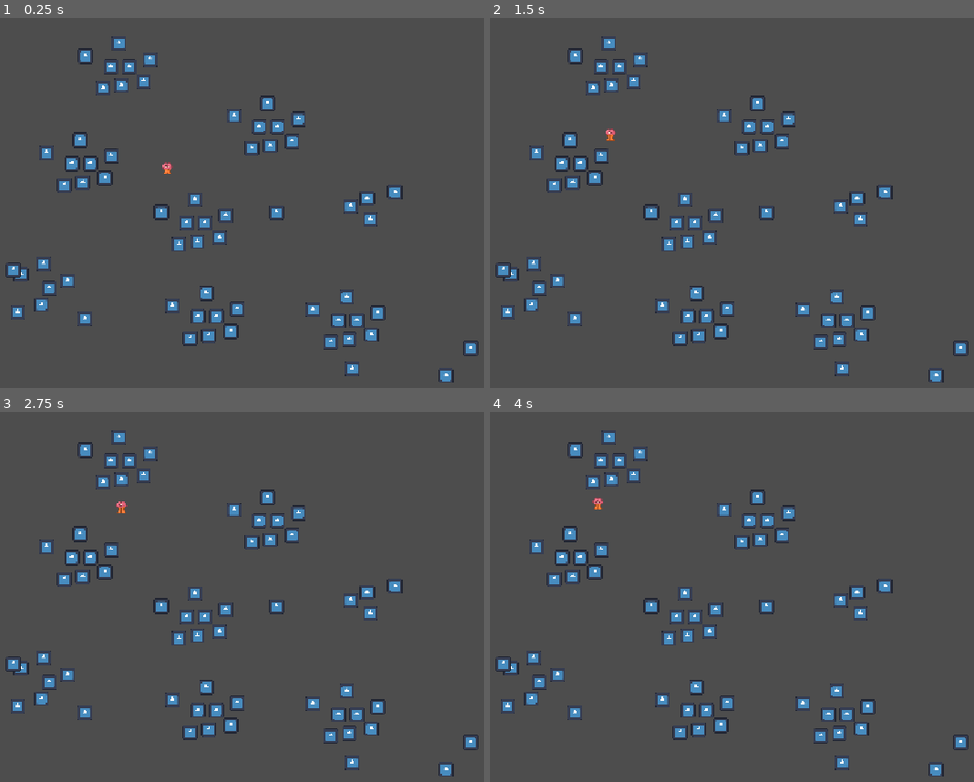
Above: before the commit, frames 1-4 (two rows, left to right).
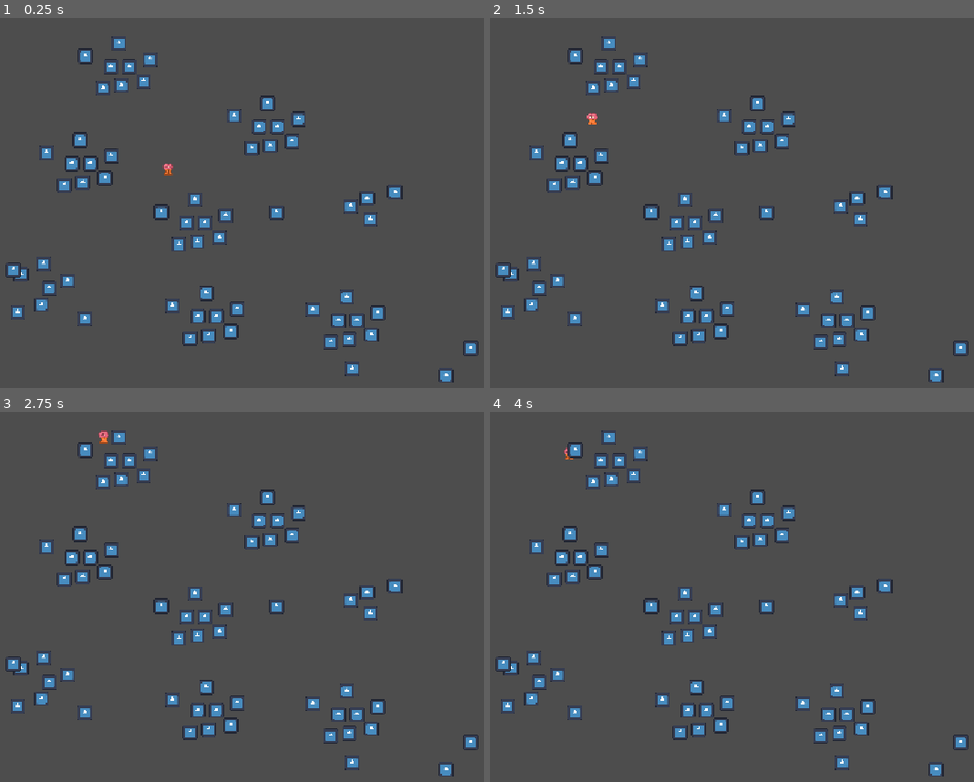
Above: after the commit, the same moments.

Repository: Kaplin86/Creature-Collector-Simulation
Game: Godot game, scene res://simulatorscene.tscn
The game is run twice, just before and just after one commit, with the same random seed, the same clock (stepped at 60 frames per second) and the same inputs. The project has no main scene, so this scene is started directly. The engine's default icon, where the game draws it, is replaced by a stand-in: a white triangle on a blue panel in a dark square.
Inputs (mouse positions are in pixels of both pictures, inside the frame that each line leads up to):
- Up to frame 1 (0.25 s): no input
- Up to frame 2 (1.5 s): tap Enter at 0.5 s; move the mouse to (886, 199) at 0.52 s; hold Right 0.53-1.28 s; tap Alt at 0.6 s; click (886, 199) at 0.67 s; tap Space at 1.25 s; move the mouse to (581, 240) at 1.27 s; hold Down from 1.28 s (still down); tap Shift at 1.35 s
- Up to frame 3 (2.75 s): move the mouse to (309, 523) at 2.02 s; release Down at 2.03 s; hold Right from 2.03 s (still down); tap Alt at 2.1 s
- Up to frame 4 (4 s): tap Enter at 2.75 s; move the mouse to (688, 696) at 2.77 s; release Right at 2.78 s; hold Up 2.78-3.53 s; tap Shift at 2.85 s; click (688, 696) at 2.92 s; tap Space at 3.5 s; move the mouse to (944, 674) at 3.52 s; hold Left from 3.53 s (still down); tap Alt at 3.6 s

The runs differ from the first frame. In frame 1, less than 0.1% of the frame differs, in the area x 33-36%, y 38-43%; in frame 2, 0.1%; in frame 3, 0.1%, in the area x 20-27%, y 4-28%; in frame 4, less than 0.1%.

Commit message:
they actually dont die now
to do: add distance sorting

Diff:
--- a/code/Agent.gd
+++ b/code/Agent.gd
@@ -27,11 +27,13 @@
 	add_child(newSprite)
 
 func _ready():
-	_bstHash = calculateBST()
-	_SpDHash = calculateFinalStat("SpD")
+	_bstHash = max(calculateBST(),5)
+	_SpDHash = max(5,calculateFinalStat("SpD"))
+	_SPHash = max(5,calculateFinalStat("SP"))
 
 var _bstHash = 0.0
 var _SpDHash = 0.0
+var _SPHash = 0.0
 
 enum ActionTypes {Wander,Hunt,LookForMate}
 
@@ -47,10 +49,10 @@
 		queue_free()
 
 	var currentAction : ActionTypes = ActionTypes.Wander
-	if GlobalVars.AgeToReproducePerStat * _bstHash < age:
+	if max(GlobalVars.AgeToReproducePerStat * _bstHash,30) < age:
 		if energy >= 0.75:
 			if GlobalVars.reproductionType == 0:
-				energy -= 0.5
+				energy -= 0.7
 				soloReproduction()
 			elif GlobalVars.reproductionType == 1:
 				currentAction = ActionTypes.LookForMate
@@ -68,7 +70,7 @@
 		var result = lookForFood()
 		if result:
 			targetLocation = result.global_position
-			if targetLocation.distance_to(result.global_position) < 10:
+			if global_position.distance_to(result.global_position) < 5:
 				if result is Fruit:
 					energy += result.NutritionalValue
 					result.queue_free()
@@ -83,7 +85,7 @@
 
 
 
-	global_position = lerp(global_position,targetLocation,delta)
+	global_position += global_position.direction_to(targetLocation) * min(_SPHash,global_position.distance_to(targetLocation))
 
 func wanderCode():
 	if randi_range(0,20) == 0:
@@ -95,6 +97,7 @@
 	newAgent.parts = parts.duplicate(true)
 	newAgent.global_position = global_position
 	newAgent.targetLocation = global_position
+	newAgent.energy = 0.5
 	for I : BodyPart in newAgent.parts:
 		I.mutateRandomly()
 
@@ -109,8 +112,11 @@
 		if I is Node2D: if global_position.distance_to(I.global_position) < VisionDistance:
 			foundNodes.append(I)
 
+	var sortedByDistance
 
 	return foundNodes
+
+
 
 func lookForFood() -> Node2D:
 	var results = lookInVision()
--- a/code/fruit.gd
+++ b/code/fruit.gd
@@ -1,4 +1,4 @@
-extends Node2D
+extends Sprite2D
 class_name Fruit
 
 @export var NutritionalValue = 0.25
--- /dev/null
+++ b/code/fruitSpawner.gd
@@ -0,0 +1,12 @@
+extends Node2D
+
+var dt = 0.0
+func _process(delta):
+	dt += delta
+	if dt >= 90:
+		var newFruit = Fruit.new()
+		add_sibling(newFruit)
+		newFruit.global_position = global_position + Vector2(randi_range(-100,100),randi_range(-100,100))
+		newFruit.texture = load("res://icon.svg")
+		newFruit.scale = Vector2(0.183,0.183)
+		dt = 0.0
--- a/code/globalVars.gd
+++ b/code/globalVars.gd
@@ -1,12 +1,12 @@
 extends Node
 
-@export var mutationDist = 1.5 #the max distance of mutation in a body part
+@export var mutationDist = 5 #the max distance of mutation in a body part
 
 enum SimulationReproductionType {Duplication, TwoParents}
 @export var reproductionType : SimulationReproductionType = SimulationReproductionType.Duplication
 
-var AgeToReproducePerStat = 1 #the amount of seconds it takes for a creature to be able to reproduce, multiplied by BST. So if the value is 1, it will take 300 seconds for a creature with 300 bst to be ready to reproduce.
+var AgeToReproducePerStat = 2 #the amount of seconds it takes for a creature to be able to reproduce, multiplied by BST. So if the value is 1, it will take 300 seconds for a creature with 300 bst to be ready to reproduce.
 
 var TimeForSmallCreatureToDieOfStarvation = 120
 
-var PixelVisionPerSPD = 3 #how many inworld units / pixels the agent can see based on their SpD stat
+var PixelVisionPerSPD = 4 #how many inworld units / pixels the agent can see based on their SpD stat
--- a/code/partResource.gd
+++ b/code/partResource.gd
@@ -6,10 +6,10 @@
 @export var DEF = 10
 @export var SpA = 10
 @export var SpD = 10
-@export var SPD = 10
+@export var SP = 10
 
-var stats = ["HP","ATK","DEF","SpA","SpD","SPD"]
+var stats = ["HP","ATK","DEF","SpA","SpD","SP"]
 
 func mutateRandomly():
 	for I in stats:
-		set(I,floor(get(I) + randf_range(-GlobalVars.mutationDist,GlobalVars.mutationDist)))
+		set(I,get(I) + randf_range(-GlobalVars.mutationDist,GlobalVars.mutationDist))
--- /dev/null
+++ b/simulatorscene.gd
@@ -0,0 +1,4 @@
+extends Node2D
+
+func _ready():
+	Engine.time_scale = 2
--- a/simulatorscene.tscn
+++ b/simulatorscene.tscn
@@ -1,10 +1,12 @@
 [gd_scene format=3 uid="uid://ikxmy0dy8iol"]
 
 [ext_resource type="Script" uid="uid://co0aqwinkw0fu" path="res://code/Agent.gd" id="1_ngdw2"]
+[ext_resource type="Script" uid="uid://d2qexxfc81xxv" path="res://simulatorscene.gd" id="1_oepk7"]
 [ext_resource type="Script" uid="uid://3ajv3eiqwxrm" path="res://code/partResource.gd" id="2_ro32a"]
 [ext_resource type="Texture2D" uid="uid://nfbxld78idkp" path="res://art/thebrainguyfromtheoldoldnosmonprojectmeandmyfriendsdidofwhomiwillbeusingasaplaceholderforthetimebeing.png" id="3_j4dd3"]
 [ext_resource type="Texture2D" uid="uid://bmskkcym2ebv3" path="res://icon.svg" id="4_ihovo"]
 [ext_resource type="Script" uid="uid://b6i1w81t4kxe0" path="res://code/fruit.gd" id="5_tls5n"]
+[ext_resource type="Script" uid="uid://bacgc46d072ya" path="res://code/fruitSpawner.gd" id="6_tls5n"]
 
 [sub_resource type="Resource" id="Resource_ngdw2"]
 script = ExtResource("2_ro32a")
@@ -13,10 +15,10 @@
 DEF = 35
 SpA = 20
 SpD = 20
-SPD = 45
 metadata/_custom_type_script = "uid://3ajv3eiqwxrm"
 
 [node name="Simulatorscene" type="Node2D" unique_id=748557727]
+script = ExtResource("1_oepk7")
 
 [node name="Node2D" type="Node2D" parent="." unique_id=51294036]
 position = Vector2(602, 314)
@@ -434,3 +436,123 @@
 scale = Vector2(0.1831634, 0.1831634)
 texture = ExtResource("4_ihovo")
 script = ExtResource("5_tls5n")
+
+[node name="Tree" type="Node2D" parent="." unique_id=1089327271]
+position = Vector2(-40, 172)
+script = ExtResource("6_tls5n")
+
+[node name="Tree23" type="Node2D" parent="." unique_id=844098382]
+position = Vector2(257, 320)
+script = ExtResource("6_tls5n")
+
+[node name="Tree24" type="Node2D" parent="." unique_id=1677366298]
+position = Vector2(366, 152)
+script = ExtResource("6_tls5n")
+
+[node name="Tree25" type="Node2D" parent="." unique_id=173531438]
+position = Vector2(651, 93)
+script = ExtResource("6_tls5n")
+
+[node name="Tree26" type="Node2D" parent="." unique_id=1304520549]
+position = Vector2(740, 250)
+script = ExtResource("6_tls5n")
+
+[node name="Tree27" type="Node2D" parent="." unique_id=706823558]
+position = Vector2(775, 413)
+script = ExtResource("6_tls5n")
+
+[node name="Tree28" type="Node2D" parent="." unique_id=1118258164]
+position = Vector2(589, 552)
+script = ExtResource("6_tls5n")
+
+[node name="Tree29" type="Node2D" parent="." unique_id=479201043]
+position = Vector2(350, 526)
+script = ExtResource("6_tls5n")
+
+[node name="Tree30" type="Node2D" parent="." unique_id=338500157]
+position = Vector2(350, 526)
+script = ExtResource("6_tls5n")
+
+[node name="Tree2" type="Node2D" parent="." unique_id=978578404]
+position = Vector2(50, 600)
+script = ExtResource("6_tls5n")
+
+[node name="Tree16" type="Node2D" parent="." unique_id=462493316]
+position = Vector2(675, 358)
+script = ExtResource("6_tls5n")
+
+[node name="Tree3" type="Node2D" parent="." unique_id=1706689830]
+position = Vector2(647, 816)
+script = ExtResource("6_tls5n")
+
+[node name="Tree4" type="Node2D" parent="." unique_id=585598738]
+position = Vector2(1348, 513)
+script = ExtResource("6_tls5n")
+
+[node name="Tree5" type="Node2D" parent="." unique_id=1364062322]
+position = Vector2(1152, -27)
+script = ExtResource("6_tls5n")
+
+[node name="Tree6" type="Node2D" parent="." unique_id=1650718867]
+position = Vector2(698, -203)
+script = ExtResource("6_tls5n")
+
+[node name="Tree7" type="Node2D" parent="." unique_id=1316478687]
+position = Vector2(165, -150)
+script = ExtResource("6_tls5n")
+
+[node name="Tree8" type="Node2D" parent="." unique_id=1526680187]
+position = Vector2(1119, -727)
+script = ExtResource("6_tls5n")
+
+[node name="Tree9" type="Node2D" parent="." unique_id=791765875]
+position = Vector2(2164, -300)
+script = ExtResource("6_tls5n")
+
+[node name="Tree10" type="Node2D" parent="." unique_id=1289322878]
+position = Vector2(2076, 1178)
+script = ExtResource("6_tls5n")
+
+[node name="Tree11" type="Node2D" parent="." unique_id=1109656320]
+position = Vector2(935, 1872)
+script = ExtResource("6_tls5n")
+
+[node name="Tree12" type="Node2D" parent="." unique_id=695681062]
+position = Vector2(-163, 1131)
+script = ExtResource("6_tls5n")
+
+[node name="Tree13" type="Node2D" parent="." unique_id=529923065]
+position = Vector2(-772, -140)
+script = ExtResource("6_tls5n")
+
+[node name="Tree14" type="Node2D" parent="." unique_id=1385021479]
+position = Vector2(-151, -761)
+script = ExtResource("6_tls5n")
+
+[node name="Tree15" type="Node2D" parent="." unique_id=2029416500]
+position = Vector2(145, 72)
+script = ExtResource("6_tls5n")
+
+[node name="Tree17" type="Node2D" parent="." unique_id=2001961575]
+position = Vector2(518, -14)
+script = ExtResource("6_tls5n")
+
+[node name="Tree18" type="Node2D" parent="." unique_id=111269747]
+position = Vector2(821, 83)
+script = ExtResource("6_tls5n")
+
+[node name="Tree19" type="Node2D" parent="." unique_id=835287756]
+position = Vector2(958, 382)
+script = ExtResource("6_tls5n")
+
+[node name="Tree20" type="Node2D" parent="." unique_id=451730828]
+position = Vector2(402, 369)
+script = ExtResource("6_tls5n")
+
+[node name="Tree21" type="Node2D" parent="." unique_id=496235625]
+position = Vector2(493, 214)
+script = ExtResource("6_tls5n")
+
+[node name="Tree22" type="Node2D" parent="." unique_id=1174795304]
+position = Vector2(493, 214)
+script = ExtResource("6_tls5n")
Not shown, added: code/fruitSpawner.gd.uid
Not shown, added: simulatorscene.gd.uid
